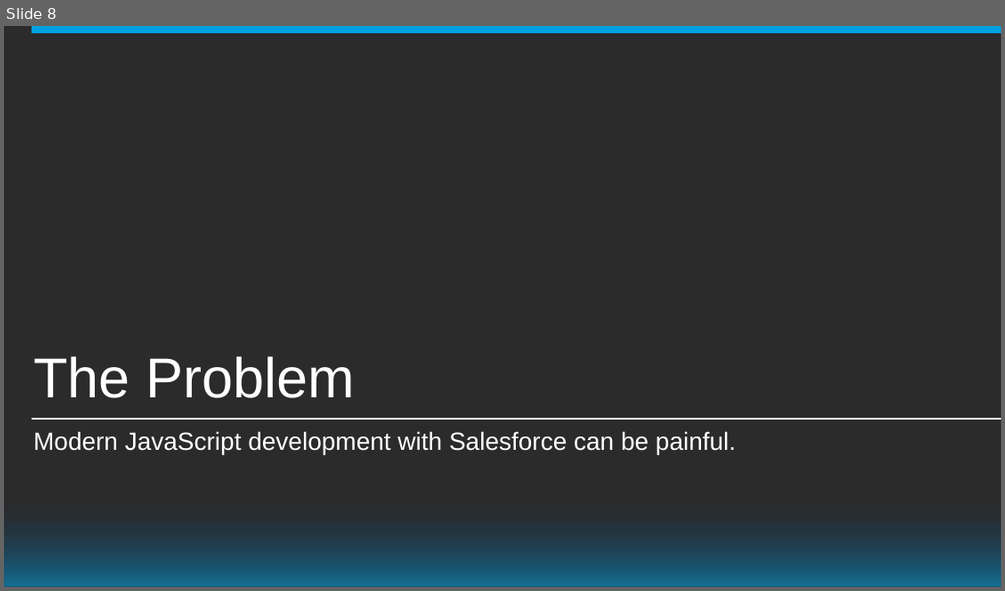
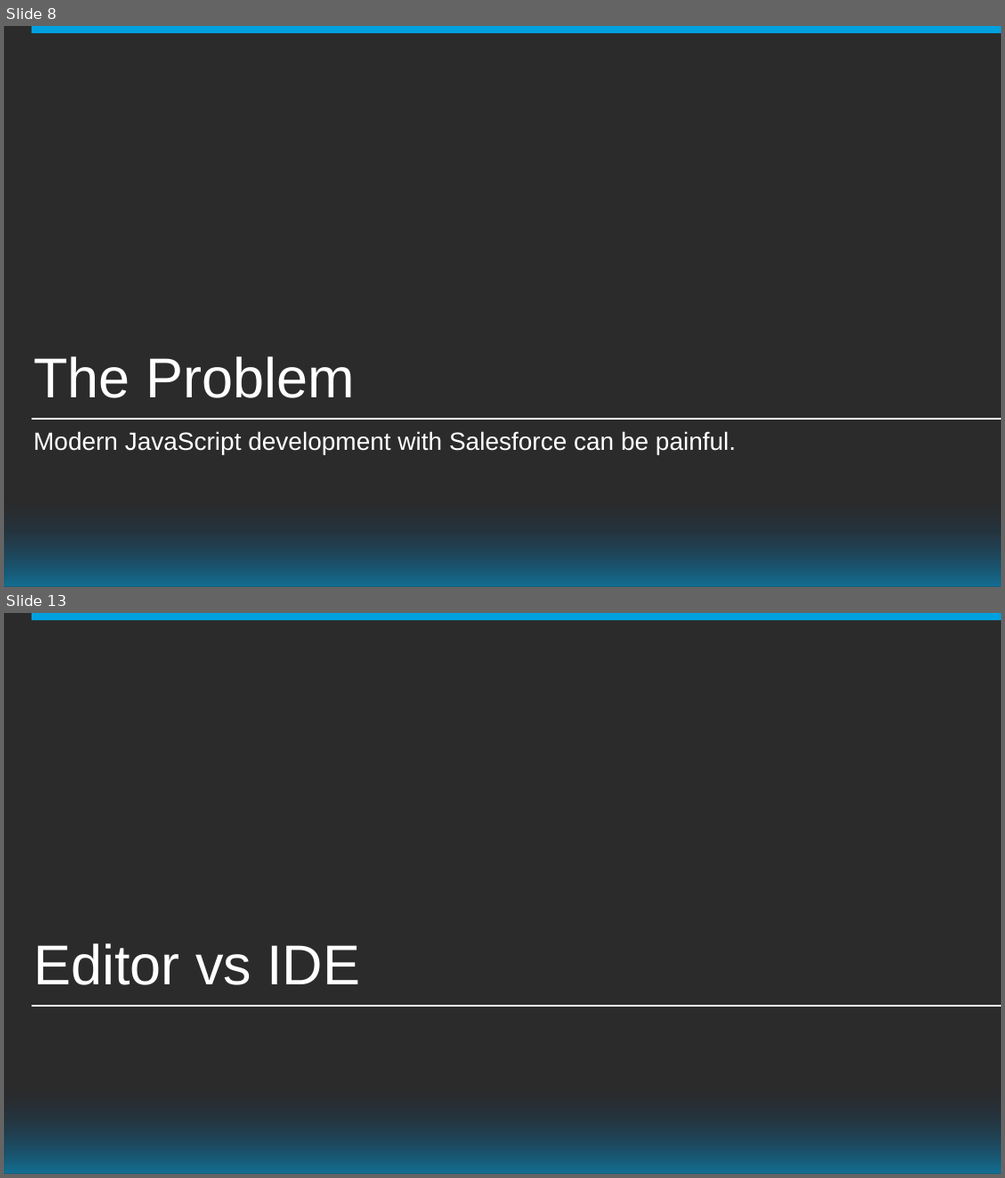
Before and after one commit to mobiletta/VSCode-DF15, a slide deck: John Nelson - DF15 - PowerPoint Presentation - Draft.pptx. Shown one above the other, each under a label of ours: slide 8 before the commit, slides 8 and 13 after it; the slides between them are not shown. The pictures are 1005x591 and 1005x1178 pixels, drawn with LibreOffice and Linux fonts; fonts in the diff are those of the drawing; background and template pictures are left out; a plain dark background stands for a picture behind light text. Boxes give left, top, right and bottom in pixels: in the first picture for what was removed or moved away, otherwise in the second. Text is boxed around its words. In the diff, an @@ line names an element or a change of style, - is before the commit and + after.

```diff
--- a/John Nelson - DF15 - PowerPoint Presentation - Draft.pptx
+++ b/John Nelson - DF15 - PowerPoint Presentation - Draft.pptx
@@ slide 13 added at bbox=[4, 613, 1001, 1174], background picture (left out); not listed: 3 template elements that a slide beside it also shows @@
@@ title added at bbox=[33, 943, 361, 985], 54 pt, text #FFFFFF @@
+Editor vs IDE
```
Also in this commit, not shown: 7 slides changed, 5 other slides added, 5 slides removed, 34 other files.
